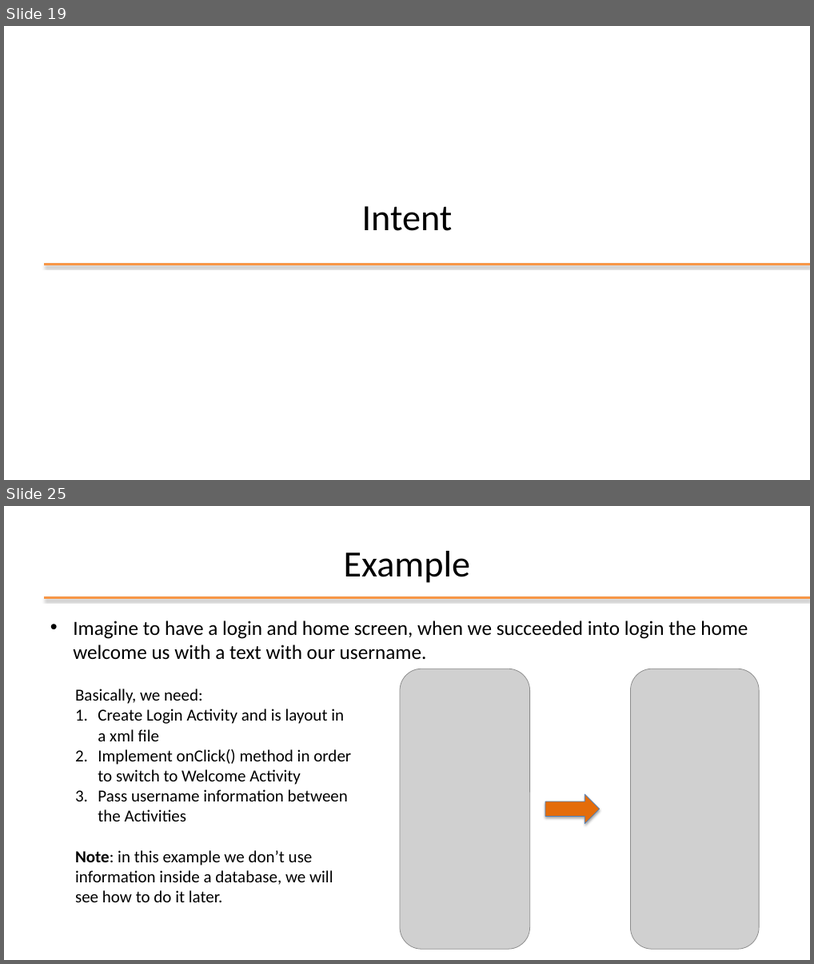
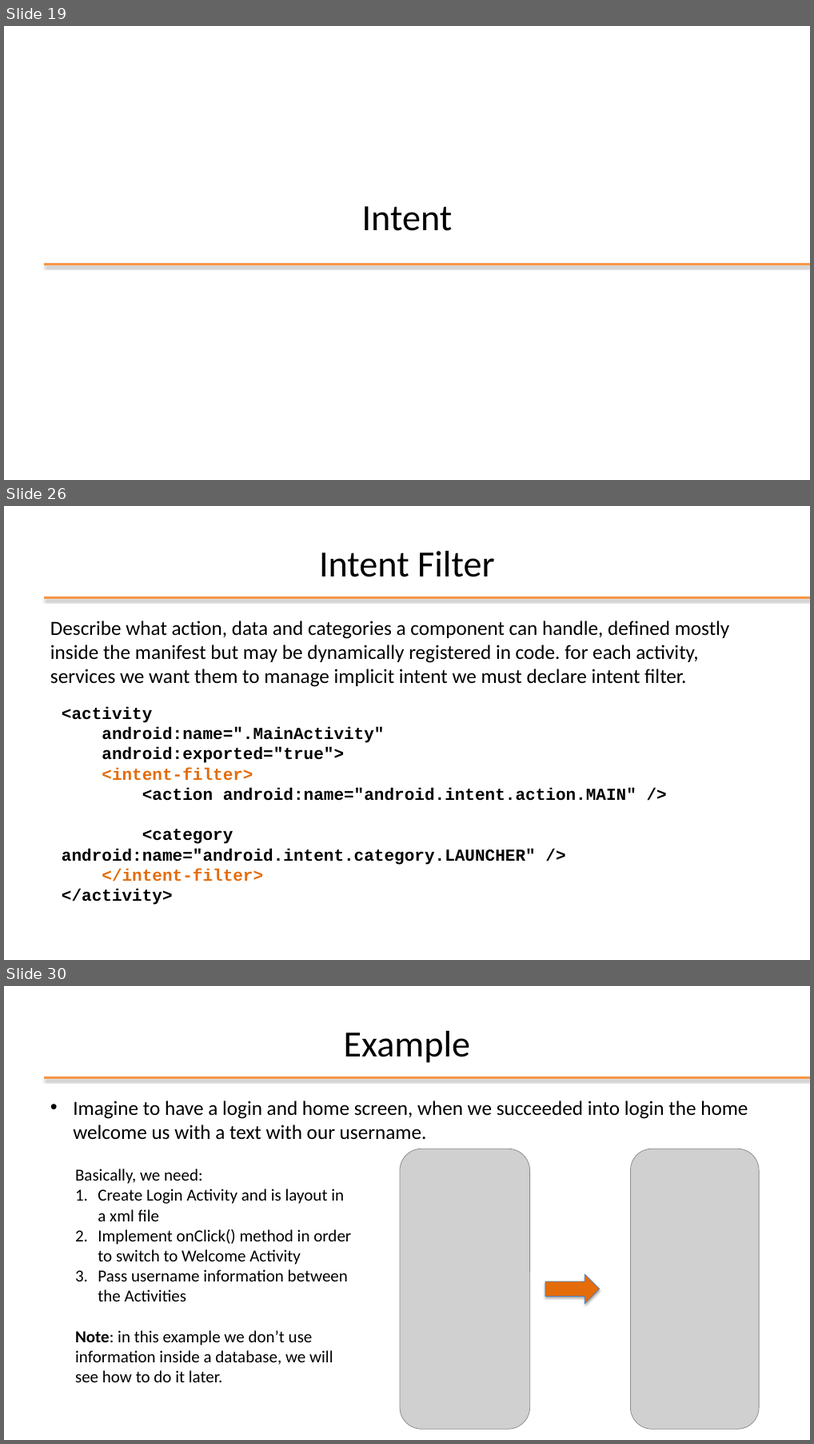
Before and after one commit to StePoli-00/Getting-started-with-Android, a slide deck: 03-Key elements of application.pptx. Shown one above the other, each under a label of ours: slides 19 and 25 before the commit, slides 19, 26 and 30 after it; the slides between them are not shown. The pictures are 814x964 and 814x1444 pixels, drawn with LibreOffice and Linux fonts; fonts in the diff are those of the drawing; grey boxes stand for pictures; background and template pictures are left out. Boxes give left, top, right and bottom in pixels: in the first picture for what was removed or moved away, otherwise in the second. Text is boxed around its words. In the diff, an @@ line names an element or a change of style, - is before the commit and + after.

```diff
--- a/03-Key elements of application.pptx
+++ b/03-Key elements of application.pptx
@@ slide 26 added at [4,506,810,960], background #FFFFFF; not listed: 1 template element that a slide beside it also shows @@
@@ title added at [319,551,494,577], 44 pt, text #000000 @@
+Intent Filter
@@ text added at [50,620,730,687], 24 pt, text #000000 @@
+Describe what action, data and categories a component can handle, defined mostly inside the manifest but may be dynamically registered in code. for each activity, services we want them to manage implicit intent we must declare intent filter.
@@ text added at [62,707,637,904], 20 pt, text #000000, bold @@
+<activity
+android:name=".MainActivity"
+android:exported="true">
+<intent-filter>
+<action android:name="android.intent.action.MAIN" />
+<category android:name="android.intent.category.LAUNCHER" />
+</intent-filter>
+</activity>
@@ what was slide 25 is now slide 30 @@
```
Also in this commit, not shown: 5 slides changed, 6 other slides added, 2 slides removed.
